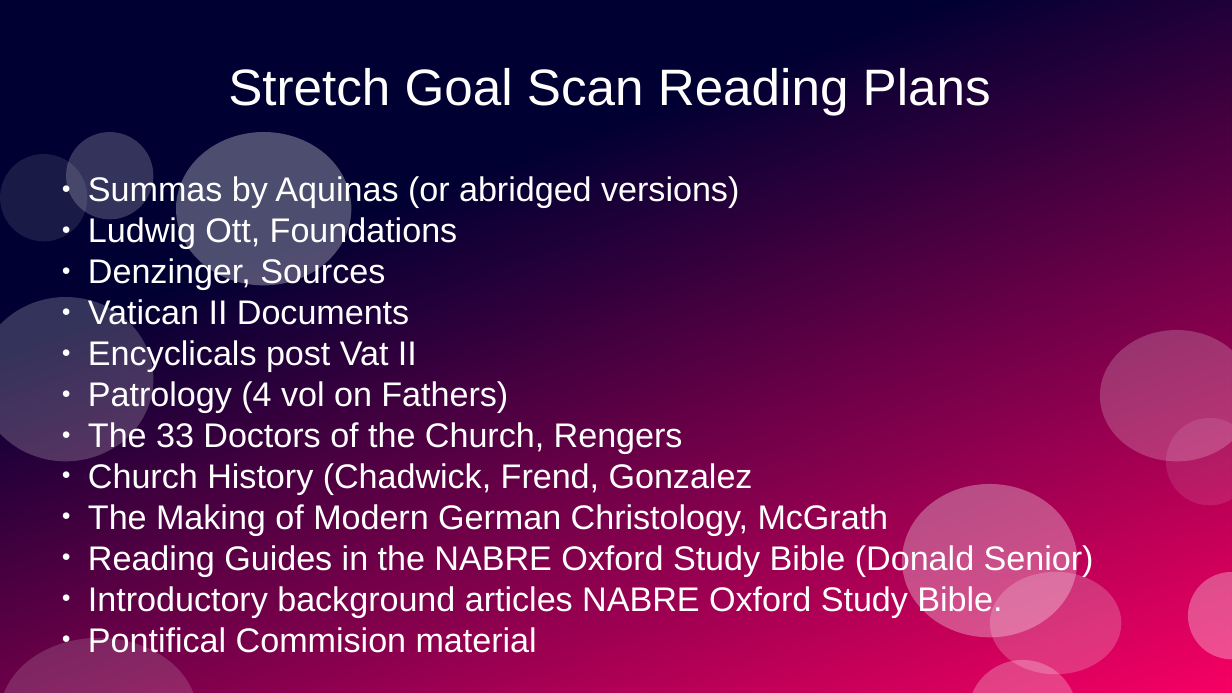
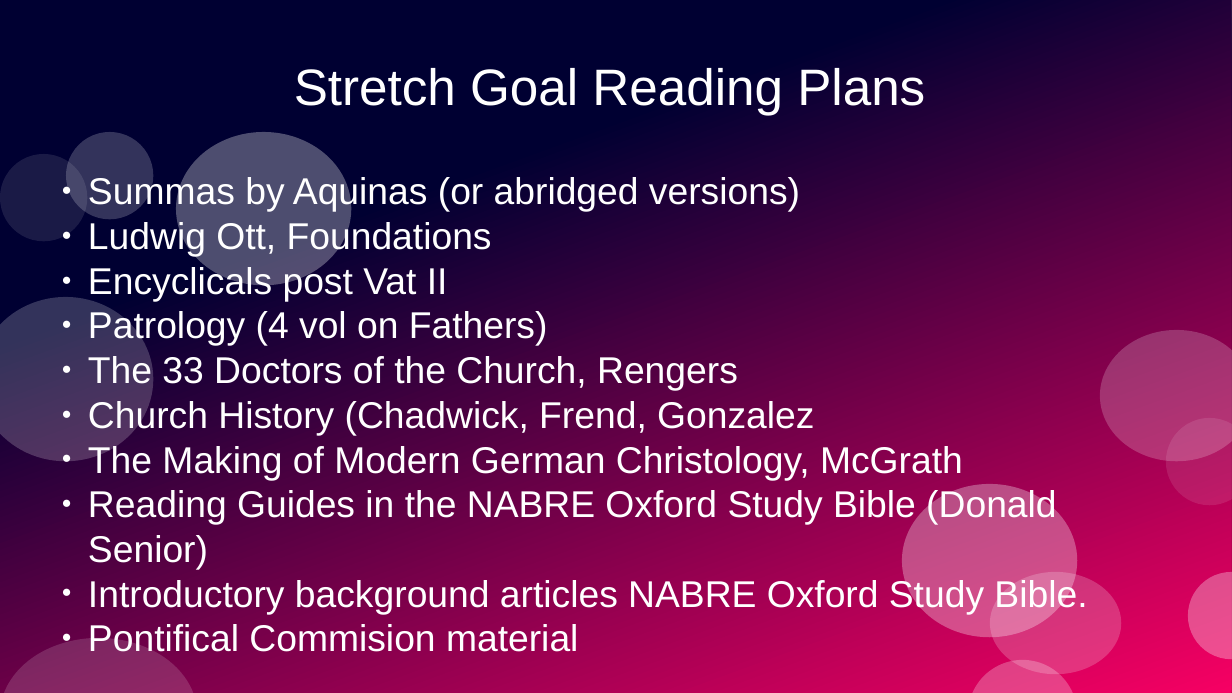
Before and after one commit to stevemac321/Catechist, a slide deck: slide 5 of Mastery.pptx. Drawn at 1232x693 pixels with LibreOffice and Linux fonts; fonts in the diff are those of the drawing. Boxes give left, top, right and bottom in pixels: in the first picture for what was removed or moved away, otherwise in the second. Text is boxed around its words. In the diff, an @@ line names an element or a change of style, - is before the commit and + after.

```diff
--- a/Mastery.pptx
+++ b/Mastery.pptx
@@ title at box(294, 68, 925, 116): text changed @@
-Stretch Goal Scan Reading Plans
+Stretch Goal Reading Plans
@@ subtitle "Summas by Aquinas (or abridged ..." at box(88, 175, 1087, 652): size 22 to 24 pt @@
@@ subtitle at box(88, 256, 409, 331): paragraphs removed @@
-● Denzinger, Sources
-● Vatican II Documents
```
Also in this commit, not shown: 3 other slides changed.
